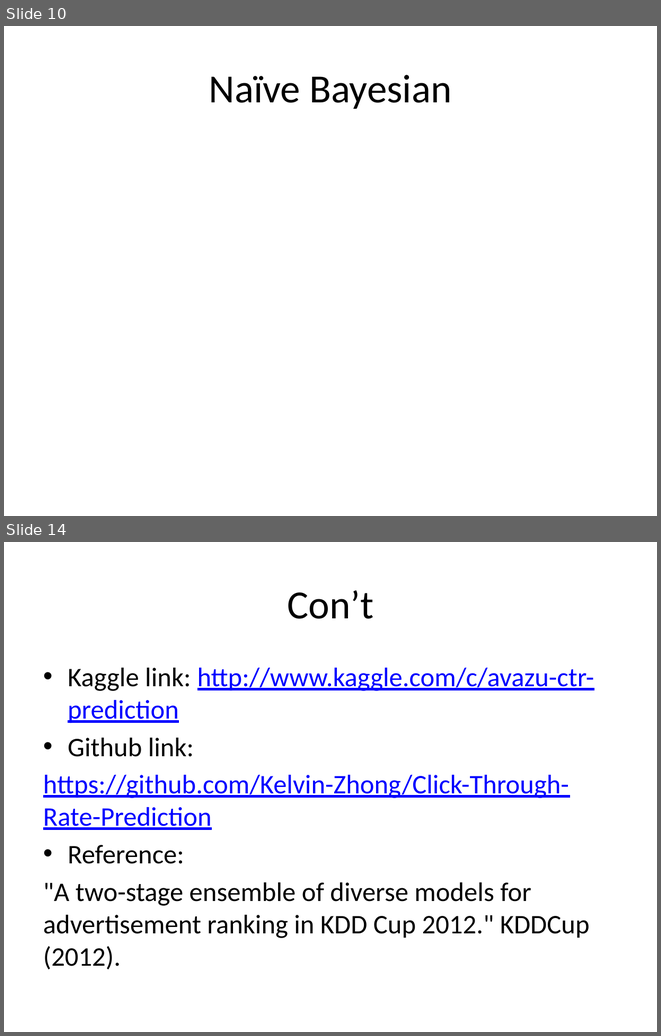
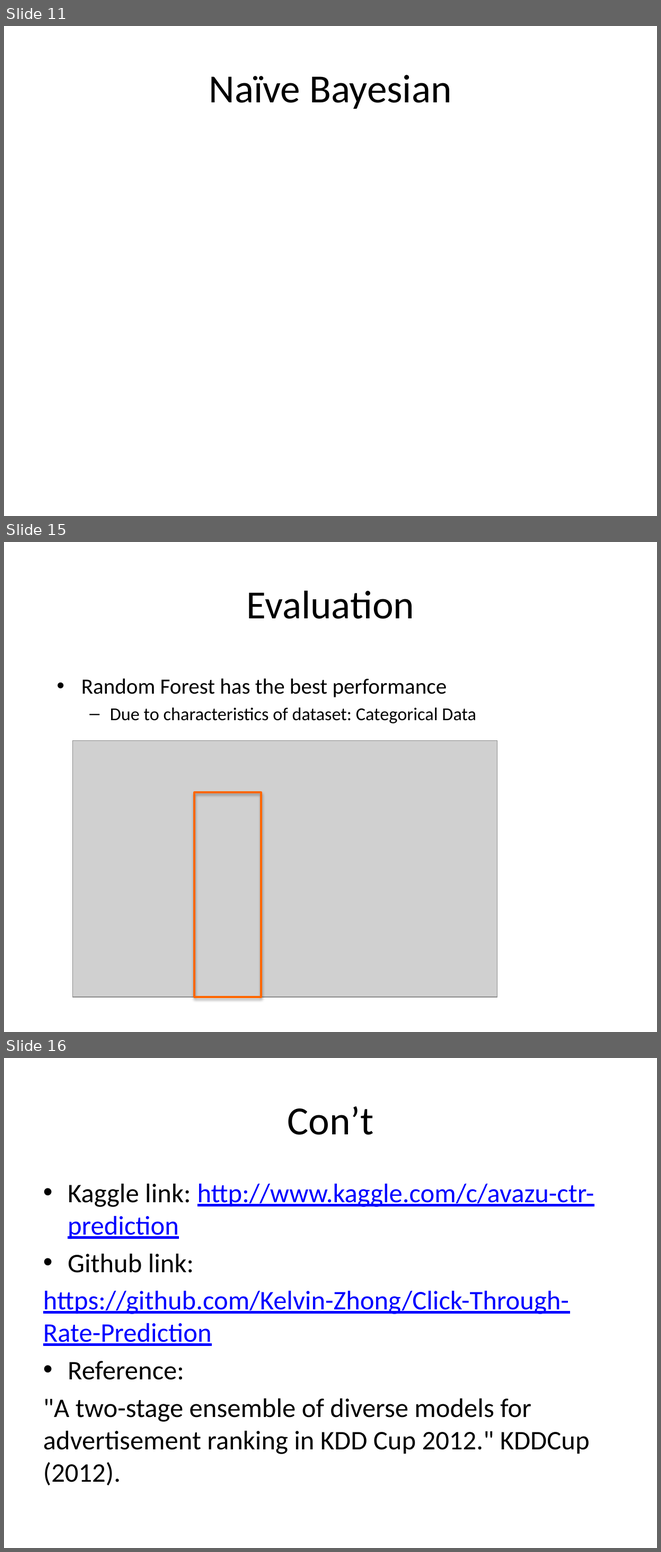
Before and after one commit to Kelvin-Zhong/Click-Through-Rate-Prediction, a slide deck: project_presentation.pptx. Shown one above the other, each under a label of ours: slides 10 and 14 before the commit, slides 11, 15 and 16 after it; the slides between them are not shown. The pictures are 661x1036 and 661x1552 pixels, drawn with LibreOffice and Linux fonts; fonts in the diff are those of the drawing; grey boxes stand for pictures. Boxes give left, top, right and bottom in pixels: in the first picture for what was removed or moved away, otherwise in the second. Text is boxed around its words. In the diff, an @@ line names an element or a change of style, - is before the commit and + after.

```diff
--- a/project_presentation.pptx
+++ b/project_presentation.pptx
@@ slide 15 added at [4, 542, 657, 1032], background #FFFFFF @@
@@ title added at [246, 590, 414, 619], 44 pt, text #000000 @@
+Evaluation
@@ text added at [81, 678, 476, 723], 20 pt, text #000000 @@
+• Random Forest has the best performance
+  – Due to characteristics of dataset: Categorical Data
@@ picture added at [72, 741, 497, 997] @@
@@ rectangle added at [195, 792, 261, 996], outline #FF6600 2.25 pt @@
@@ what was slide 10 is now slide 11 @@
@@ what was slide 14 is now slide 16 @@
```
Also in this commit, not shown: 4 slides changed, 2 other slides added, 1 slide removed.
